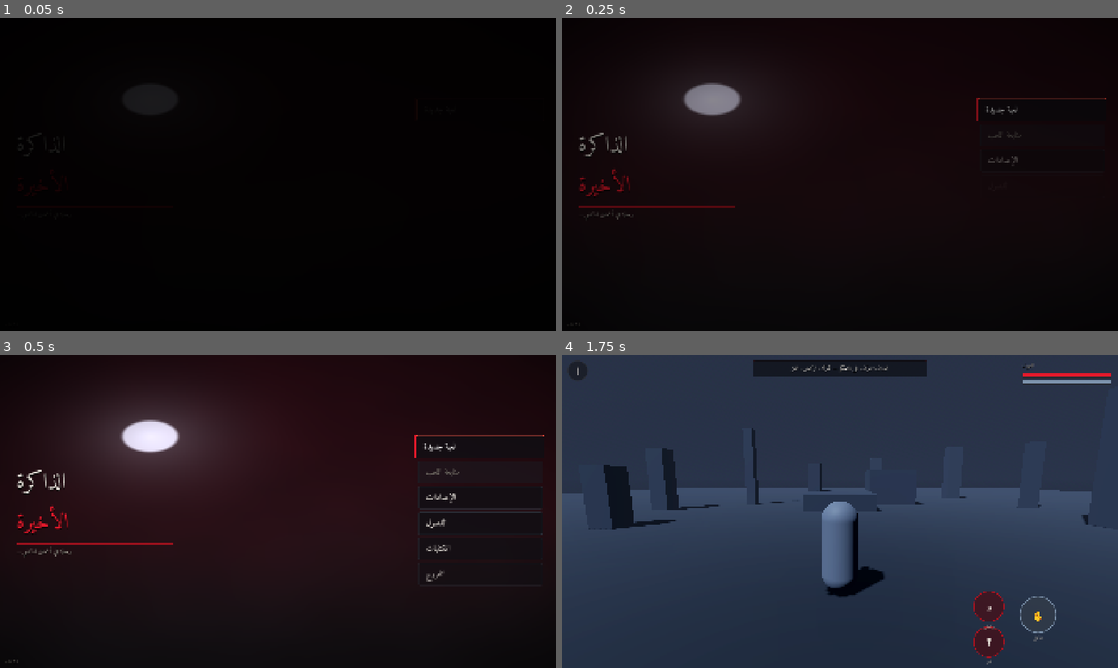
Above: before the commit, frames 1-4 (two rows, left to right).
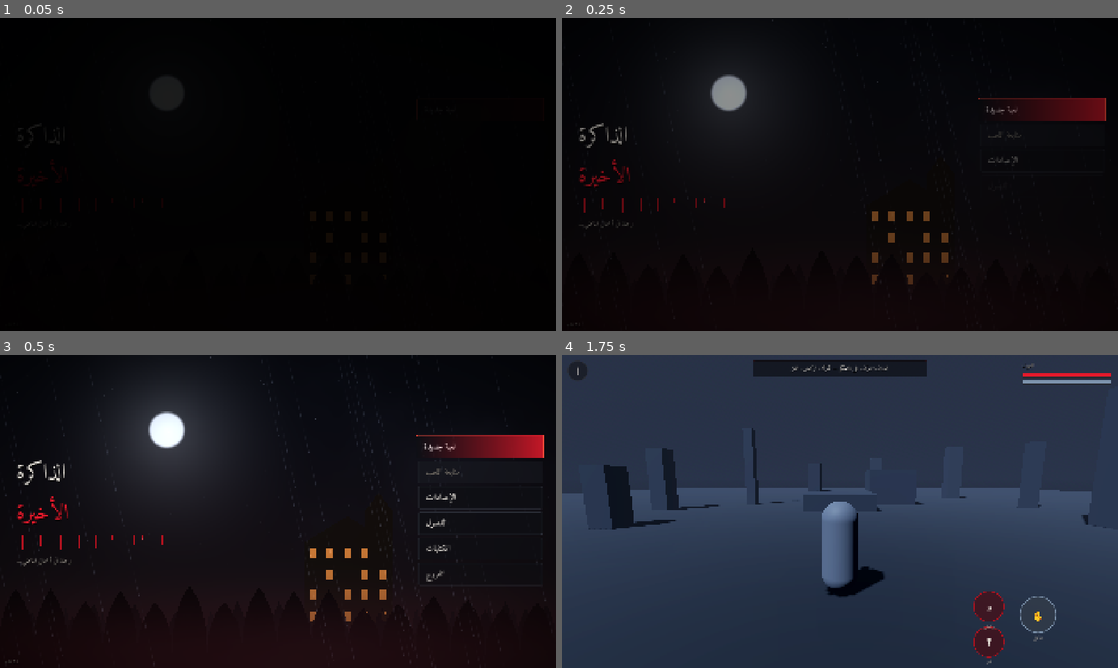
Above: after the commit, the same moments.

Repository: khlool509-spec/the-last-memory
Game: Godot game, scene res://src/ui/screens/main_menu.tscn
Two runs of this game, one before a commit and one after it. Both use one fixed random seed, a clock stepped at 60 frames per second and the inputs below.
Inputs (mouse positions are in pixels of both pictures, inside the frame that each line leads up to):
- Up to frame 1 (0.05 s): no input
- Up to frame 2 (0.25 s): no input
- Up to frame 3 (0.5 s): no input
- Up to frame 4 (1.75 s): click "لعبة جديدة" at 0.5 s; drag from (956, 520) to (895, 442) at 1.27 s

The runs differ from the first frame. In frame 1, less than 0.1% of the frame differs, in the area x 3-11%, y 37-53%; in frame 2, 3.3%; in frame 3, 12%, in the area x 0-99%, y 0-100%; in frame 4, nothing differs.

Commit message:
feat: مشهد ليلي إجرائي كامل + دعم الصورة الفنية الجاهزة (v0.2.2)
المقارنة مع التصميم المرجعي أظهرت أن الفجوة فنية لا برمجية. عولجت
من جهتين.

1) المشهد الإجرائي: من تدرّج بسيط إلى مشهد كامل بالشيدر — قمر بهالة
   وسحب تحجبه، نجوم، ثلاث طبقات غابة بصنوبر وجذوع وحركة رياح متدرّجة
   بالعمق، قصر بسقف وبرج ونوافذ مضيئة تخفق، مطر مائل، ضباب أرضي.

   التحقق: البيئة هنا بلا بطاقة رسوم فلا يمكن تصيير الشيدر. أعدت
   تنفيذ رياضياته في numpy (tools/preview_shader.py) وعاينت الناتج.
   كشفت المعاينة ثلاث مشاكل أُصلحت قبل الشحن:
   - الأشجار كانت مثلثات عريضة تشبه الجبال → صنوبر مدبّب بجذوع
   - القصر مختفٍ خلف الأشجار ونوافذه طافية في السماء → رُفع فوق خط
     الأشجار وحُصرت النوافذ داخل جسمه
   - المطر نقاط متفرقة → خطوط مائلة ممتدة
   - النجوم مربعات → نقاط دائرية ناعمة متلألئة

2) دعم الصورة الجاهزة: AtmosphereBG يبحث عن menu_bg في
   assets/textures/ui ويستخدمها تلقائياً بدل الشيدر، مع تعتيم متدرّج
   يحفظ قراءة النص. إسقاط ملف واحد يغيّر مظهر اللعبة بلا سطر كود.

كذلك: قطرات دم تسيل أسفل الشعار مرسومة بالكود، وعنصر القائمة المحدَّد
صار بتعبئة حمراء متدرّجة وشريط جمرة على الحافة.

72 اختباراً، صفر إخفاق، وفحص التخطيط سليم.

Co-Authored-By: Claude Opus 5 <noreply@anthropic.com>
Claude-Session: https://claude.ai/code/session_017VjGEPiEeuSU2tUoLWuwPC

Diff:
--- a/assets/shaders/atmosphere.gdshader
+++ b/assets/shaders/atmosphere.gdshader
@@ -1,73 +1,156 @@
 shader_type canvas_item;
-// خلفية أجواء ليلية إجرائية: تدرّج + قمر + ضباب + تعتيم حواف.
-// إجرائية لا صورة: حادّة على أي دقة، وحجمها صفر، وتعمل على Mobile renderer.
+// مشهد ليلي إجرائي كامل: قمر وسحب وغابة بثلاث طبقات وقصر بنوافذ
+// مضيئة ومطر وضباب. كله محسوب لا مرسوم: حادّ على أي دقة، حجمه صفر،
+// ويعمل على Mobile renderer الذي لا يدعم الضباب الحجمي.
 
-uniform vec4 sky_top   : source_color = vec4(0.027, 0.031, 0.051, 1.0);
-uniform vec4 sky_low   : source_color = vec4(0.071, 0.055, 0.067, 1.0);
-uniform vec4 moon_tint : source_color = vec4(0.812, 0.878, 0.949, 1.0);
+uniform vec4 sky_high  : source_color = vec4(0.035, 0.043, 0.075, 1.0);
+uniform vec4 sky_low   : source_color = vec4(0.094, 0.063, 0.078, 1.0);
+uniform vec4 moon_tint : source_color = vec4(0.878, 0.918, 0.973, 1.0);
 uniform vec4 blood     : source_color = vec4(0.698, 0.071, 0.122, 1.0);
-uniform vec2 moon_pos = vec2(0.27, 0.26);
-uniform float moon_size = 0.055;
-uniform float fog_amount : hint_range(0.0, 1.0) = 0.45;
-uniform float vignette_amount : hint_range(0.0, 2.0) = 1.15;
-uniform float blood_glow : hint_range(0.0, 1.0) = 0.22;
-uniform float time_scale = 0.03;
+uniform vec4 window_lit: source_color = vec4(1.0, 0.584, 0.231, 1.0);
 
-float hash(vec2 p) {
-	return fract(sin(dot(p, vec2(127.1, 311.7))) * 43758.5453);
+uniform vec2  moon_pos      = vec2(0.30, 0.24);
+uniform float moon_size     = 0.062;
+uniform float fog_amount    : hint_range(0.0, 1.0) = 0.55;
+uniform float rain_amount   : hint_range(0.0, 1.0) = 0.40;
+uniform float blood_glow    : hint_range(0.0, 1.0) = 0.18;
+uniform float vignette_amount : hint_range(0.0, 2.0) = 1.25;
+uniform float wind_speed    = 0.012;
+uniform float aspect        = 2.1;
+
+float hash(vec2 p){ return fract(sin(dot(p, vec2(127.1, 311.7))) * 43758.5453); }
+float hash1(float x){ return fract(sin(x * 91.3458) * 47453.5453); }
+
+float noise(vec2 p){
+	vec2 i = floor(p); vec2 f = fract(p);
+	f = f * f * (3.0 - 2.0 * f);
+	return mix(mix(hash(i), hash(i + vec2(1,0)), f.x),
+	           mix(hash(i + vec2(0,1)), hash(i + vec2(1,1)), f.x), f.y);
 }
 
-float noise(vec2 p) {
-	vec2 i = floor(p);
-	vec2 f = fract(p);
-	f = f * f * (3.0 - 2.0 * f);
-	float a = hash(i);
-	float b = hash(i + vec2(1.0, 0.0));
-	float c = hash(i + vec2(0.0, 1.0));
-	float d = hash(i + vec2(1.0, 1.0));
-	return mix(mix(a, b, f.x), mix(c, d, f.x), f.y);
-}
-
-float fbm(vec2 p) {
-	float v = 0.0;
-	float amp = 0.5;
-	for (int i = 0; i < 4; i++) {
-		v += amp * noise(p);
-		p *= 2.03;
-		amp *= 0.5;
-	}
+float fbm(vec2 p){
+	float v = 0.0, a = 0.5;
+	for(int i = 0; i < 5; i++){ v += a * noise(p); p *= 2.07; a *= 0.5; }
 	return v;
 }
 
-void fragment() {
-	vec2 uv = UV;
-	float t = TIME * time_scale;
+// صنوبر ضيّق مدبّب بجذع — لا مثلثات عريضة تشبه الجبال
+float treeline(vec2 uv, float density, float height, float base, float seed){
+	float x = uv.x * density;
+	float cell = floor(x);
+	float t = fract(x);
+	float h = base + height * (0.55 + 0.45 * hash1(cell + seed));
+	float crown = h * pow(max(1.0 - abs(t - 0.5) * 2.0, 0.0), 0.30);
+	crown += 0.006 * noise(vec2(x * 14.0, seed));
+	float trunk = step(abs(t - 0.5), 0.035) * base * 0.9;
+	return max(step(uv.y, crown), step(uv.y, trunk));
+}
 
-	// تدرّج السماء
-	vec3 col = mix(sky_top.rgb, sky_low.rgb, smoothstep(0.0, 1.0, uv.y));
+// نقاط دائرية ناعمة لا مربعات
+float stars(vec2 uv){
+	vec2 g = uv * vec2(170.0, 80.0);
+	vec2 i = floor(g);
+	float r = hash(i);
+	float on = step(0.990, r);
+	vec2 c = vec2(0.25 + 0.5 * hash1(i.x * 1.7 + i.y), 0.25 + 0.5 * hash1(i.y * 2.3 + i.x));
+	float d = length(fract(g) - c);
+	float point = pow(max(1.0 - d / 0.28, 0.0), 2.5);
+	float tw = 0.55 + 0.45 * hash1(i.x + i.y * 3.1);
+	return on * point * tw * smoothstep(0.26, 0.9, uv.y);
+}
 
-	// القمر: قرص + هالة
-	float aspect = 1.0;
-	vec2 d = uv - moon_pos;
-	d.x *= aspect;
+// قصر يعلو خط الأشجار: جسم وسقف وبرج، والنوافذ داخل الجسم فقط
+const float MX = 0.625;
+const float MBASE = 0.135;
+const float MTOP = 0.40;
+const float MHW = 0.078;
+
+float mansion(vec2 uv, out float windows){
+	windows = 0.0;
+	float px = uv.x - MX;
+	float body = step(abs(px), MHW) * step(MBASE, uv.y) * step(uv.y, MTOP);
+	float rh = 0.085;
+	float roof = step(abs(px), max(MHW * (1.0 - (uv.y - MTOP) / rh), 0.0))
+	           * step(MTOP, uv.y) * step(uv.y, MTOP + rh);
+	float tw = 0.026;
+	float tx = MHW * 0.72;
+	float tower = step(abs(px - tx), tw) * step(MBASE, uv.y) * step(uv.y, MTOP + 0.10);
+	float spire = step(abs(px - tx), max(tw * (1.0 - (uv.y - MTOP - 0.10) / 0.06), 0.0))
+	            * step(MTOP + 0.10, uv.y) * step(uv.y, MTOP + 0.16);
+	float m = clamp(body + roof + tower + spire, 0.0, 1.0);
+
+	vec2 g = vec2((px + MHW) / (2.0 * MHW) * 5.0, (uv.y - MBASE) / (MTOP - MBASE) * 4.0);
+	vec2 gi = floor(g);
+	vec2 gf = fract(g);
+	float cell = step(0.30, gf.x) * step(gf.x, 0.70) * step(0.25, gf.y) * step(gf.y, 0.72);
+	float lit = step(0.42, hash(gi + vec2(3.7, 1.3)));
+	windows = body * cell * lit;
+	return m;
+}
+
+// خطوط مطر مائلة ممتدة لا نقاط
+float rain(vec2 uv, float t){
+	float px = uv.x * 210.0 + uv.y * 26.0;
+	float py = uv.y * 9.0 - t * 5.2;
+	float col = floor(px);
+	float seed = hash1(col);
+	float f = fract(py + seed);
+	float active = step(0.90, fract(seed * 7.3));
+	float across = 1.0 - smoothstep(0.0, 0.55, abs(fract(px) - 0.5) * 2.0);
+	return active * across * pow(max(1.0 - f, 0.0), 2.2);
+}
+
+void fragment(){
+	vec2 uv = vec2(UV.x, 1.0 - UV.y);   // y لأعلى
+	float t = TIME;
+
+	// 1) السماء
+	vec3 col = mix(sky_low.rgb, sky_high.rgb, smoothstep(0.0, 1.0, uv.y));
+
+	// 2) القمر وهالته
+	vec2 d = (uv - vec2(moon_pos.x, 1.0 - moon_pos.y)) * vec2(aspect, 1.0);
 	float dist = length(d);
-	float disc = smoothstep(moon_size, moon_size * 0.82, dist);
-	float halo = pow(max(0.0, 1.0 - dist / (moon_size * 7.0)), 3.0);
-	col += moon_tint.rgb * (disc * 0.85 + halo * 0.33);
+	float cloud_cover = fbm(uv * vec2(2.4, 1.6) + vec2(t * wind_speed, 0.0));
+	float occl = 1.0 - smoothstep(0.42, 0.72, cloud_cover) * 0.55;
+	col += moon_tint.rgb * smoothstep(moon_size, moon_size * 0.80, dist) * 0.95 * occl;
+	col += moon_tint.rgb * pow(max(0.0, 1.0 - dist / (moon_size * 9.0)), 2.6) * 0.30 * occl;
 
-	// ضباب متحرك
-	float f = fbm(uv * vec2(3.2, 2.0) + vec2(t, t * 0.6));
-	float band = smoothstep(0.25, 0.95, uv.y);
-	col = mix(col, col + vec3(0.09, 0.10, 0.12), f * fog_amount * band);
+	col += vec3(0.85, 0.90, 1.0) * stars(uv) * 0.55 * occl;
 
-	// توهج دموي من الأسفل
-	float up = smoothstep(1.0, 0.45, uv.y);
-	col += blood.rgb * up * blood_glow * (0.55 + 0.45 * fbm(uv * 4.0 - vec2(0.0, t * 2.0)));
+	// 3) سحب
+	float cl = smoothstep(0.40, 0.78, cloud_cover) * smoothstep(0.25, 0.95, uv.y);
+	col = mix(col, col + vec3(0.055, 0.058, 0.075), cl * 0.85);
 
-	// تعتيم الحواف
-	vec2 vg = uv - 0.5;
-	float v = 1.0 - dot(vg, vg) * vignette_amount;
-	col *= clamp(v, 0.0, 1.0);
+	// 4) القصر خلف الأشجار
+	float win;
+	float m = mansion(uv, win);
+	col = mix(col, vec3(0.022, 0.024, 0.034), m * 0.96);
+	float flick = 0.82 + 0.18 * noise(vec2(t * 1.6, 0.0));
+	col += window_lit.rgb * win * 0.85 * flick;
+	// وهج دافئ حول القصر
+	col += window_lit.rgb * m * 0.05;
+
+	// 5) ثلاث طبقات أشجار بعمق متدرّج
+	float far  = treeline(uv + vec2(t * wind_speed * 0.15, 0.0), 46.0, 0.085, 0.105, 1.0);
+	float mid  = treeline(uv + vec2(-t * wind_speed * 0.25, 0.0), 27.0, 0.135, 0.085, 7.0);
+	float near = treeline(uv + vec2(t * wind_speed * 0.4, 0.0), 16.0, 0.215, 0.060, 13.0);
+	col = mix(col, vec3(0.040, 0.043, 0.058), far  * 0.82);
+	col = mix(col, vec3(0.023, 0.024, 0.035), mid  * 0.91);
+	col = mix(col, vec3(0.007, 0.007, 0.013), near * 0.98);
+
+	// 6) ضباب أرضي
+	float ground_fog = smoothstep(0.42, 0.0, uv.y) * (0.45 + 0.55 * fbm(uv * vec2(3.4, 5.0) + vec2(t * 0.02, 0.0)));
+	col = mix(col, vec3(0.105, 0.115, 0.140), ground_fog * fog_amount);
+
+	// 7) توهج دموي سفلي
+	col += blood.rgb * smoothstep(0.35, 0.0, uv.y) * blood_glow;
+
+	// 8) مطر
+	col += vec3(0.62, 0.68, 0.80) * rain(uv, t) * rain_amount * 0.55;
+
+	// 9) تعتيم الحواف
+	vec2 vg = UV - 0.5;
+	col *= clamp(1.0 - dot(vg, vg) * vignette_amount, 0.0, 1.0);
 
 	COLOR = vec4(col, 1.0);
 }
--- a/project.godot
+++ b/project.godot
@@ -10,7 +10,7 @@
 
 config/name="THE LAST MEMORY"
 config/description="لعبة مغامرات وغموض ثلاثية الأبعاد بمنظور الشخص الثالث، للأندرويد، فردية وتعمل دون اتصال."
-config/version="0.2.1"
+config/version="0.2.2"
 run/main_scene="res://src/ui/screens/main_menu.tscn"
 config/features=PackedStringArray("4.7", "Mobile")
 config/icon="res://assets/textures/icon/icon_512.png"
--- a/src/ui/components/atmosphere_bg.gd
+++ b/src/ui/components/atmosphere_bg.gd
@@ -1,26 +1,93 @@
 class_name AtmosphereBG
-extends ColorRect
-## خلفية الأجواء الإجرائية. تُضاف في أعلى كل شاشة.
+extends Control
+## خلفية الشاشات.
+##
+## تفضّل صورة فنية جاهزة إن وُجدت في assets/textures/ui، وإلا ترسم
+## مشهداً ليلياً إجرائياً بالشيدر. هذا يجعل استبدال الخلفية بعمل فني
+## مسألة إسقاط ملف واحد، بلا أي تعديل في الكود.
 
-@export var moon_pos := Vector2(0.27, 0.26)
-@export var fog_amount := 0.45
-@export var blood_glow := 0.22
+const IMAGE_CANDIDATES := [
+	"res://assets/textures/ui/menu_bg.png",
+	"res://assets/textures/ui/menu_bg.jpg",
+	"res://assets/textures/ui/menu_bg.webp",
+]
+
+@export var moon_pos := Vector2(0.30, 0.24)
+@export var fog_amount := 0.55
+@export var rain_amount := 0.40
+@export var blood_glow := 0.18
+## تعتيم فوق الصورة الفنية حتى يبقى النص مقروءاً
+@export var image_darken := 0.42
+
+var _shader_rect: ColorRect
+var using_image: bool = false
 
 func _ready() -> void:
-	# المراسي تنعكس تحت RTL فتُنتج مساحة صفر. الهندسة دائماً LTR.
 	layout_direction = Control.LAYOUT_DIRECTION_LTR
 	set_anchors_and_offsets_preset(Control.PRESET_FULL_RECT)
 	mouse_filter = Control.MOUSE_FILTER_IGNORE
 	z_index = -100
+
+	var tex := _find_image()
+	if tex != null:
+		_build_image(tex)
+	else:
+		_build_shader()
+	resized.connect(_update_aspect)
+	_update_aspect()
+
+func _find_image() -> Texture2D:
+	for p in IMAGE_CANDIDATES:
+		if ResourceLoader.exists(p):
+			var t: Texture2D = ResourceLoader.load(p)
+			if t != null:
+				return t
+	return null
+
+func _build_image(tex: Texture2D) -> void:
+	using_image = true
+	var tr := TextureRect.new()
+	tr.texture = tex
+	tr.expand_mode = TextureRect.EXPAND_IGNORE_SIZE
+	tr.stretch_mode = TextureRect.STRETCH_KEEP_ASPECT_COVERED
+	tr.layout_direction = Control.LAYOUT_DIRECTION_LTR
+	tr.set_anchors_and_offsets_preset(Control.PRESET_FULL_RECT)
+	tr.mouse_filter = Control.MOUSE_FILTER_IGNORE
+	add_child(tr)
+
+	# تعتيم متدرّج: الصورة تبقى ظاهرة والنص فوقها مقروء
+	var dim := ColorRect.new()
+	dim.color = Color(0, 0, 0, image_darken)
+	dim.layout_direction = Control.LAYOUT_DIRECTION_LTR
+	dim.set_anchors_and_offsets_preset(Control.PRESET_FULL_RECT)
+	dim.mouse_filter = Control.MOUSE_FILTER_IGNORE
+	add_child(dim)
+
+func _build_shader() -> void:
+	using_image = false
+	_shader_rect = ColorRect.new()
+	_shader_rect.layout_direction = Control.LAYOUT_DIRECTION_LTR
+	_shader_rect.set_anchors_and_offsets_preset(Control.PRESET_FULL_RECT)
+	_shader_rect.mouse_filter = Control.MOUSE_FILTER_IGNORE
+	# لون احتياطي داكن: لو فشل الشيدر لا نرى رمادياً ولا أبيض
+	_shader_rect.color = Palette.NIGHT
+	add_child(_shader_rect)
+
 	var sh: Shader = ResourceLoader.load("res://assets/shaders/atmosphere.gdshader")
 	if sh == null:
-		color = Palette.VOID
+		push_warning("شيدر الأجواء غير موجود — استُخدم لون داكن ثابت")
 		return
 	var mat := ShaderMaterial.new()
 	mat.shader = sh
 	mat.set_shader_parameter("moon_pos", moon_pos)
 	mat.set_shader_parameter("fog_amount", fog_amount)
+	mat.set_shader_parameter("rain_amount", rain_amount)
 	mat.set_shader_parameter("blood_glow", blood_glow)
-	material = mat
-	# لون احتياطي داكن: الشيدر يستبدله كلياً، لكن إن فشل لا نرى رمادياً
-	color = Palette.NIGHT
+	_shader_rect.material = mat
+
+func _update_aspect() -> void:
+	if _shader_rect == null or _shader_rect.material == null:
+		return
+	var s := size
+	if s.y > 1.0:
+		(_shader_rect.material as ShaderMaterial).set_shader_parameter("aspect", s.x / s.y)
--- /dev/null
+++ b/src/ui/components/blood_drip.gd
@@ -0,0 +1,44 @@
+class_name BloodDrip
+extends Control
+## قطرات دم تسيل أسفل عنصر — تُرسم بالكود فتبقى حادّة على أي دقة.
+## تطابق معالجة الشعار في الهوية المعتمدة.
+
+@export var drip_count: int = 7
+@export var color: Color = Palette.BLOOD
+@export var max_length: float = 46.0
+@export var thickness: float = 5.0
+@export var rng_seed: int = 20261114
+
+var _drips: Array = []
+
+func _ready() -> void:
+	layout_direction = Control.LAYOUT_DIRECTION_LTR
+	mouse_filter = Control.MOUSE_FILTER_IGNORE
+	custom_minimum_size.y = max_length + 14.0
+	_regen()
+	resized.connect(_regen)
+
+func _regen() -> void:
+	var rng := RandomNumberGenerator.new()
+	rng.seed = rng_seed
+	_drips.clear()
+	var w := maxf(size.x, 1.0)
+	for i in drip_count:
+		var x := w * (float(i) + 0.5 + rng.randf_range(-0.28, 0.28)) / float(drip_count)
+		var len_px := max_length * rng.randf_range(0.28, 1.0)
+		var r := thickness * rng.randf_range(0.5, 1.0)
+		_drips.append({"x": x, "len": len_px, "r": r})
+	queue_redraw()
+
+func _draw() -> void:
+	# شريط علوي يربط القطرات بالعنصر فوقها
+	draw_rect(Rect2(Vector2.ZERO, Vector2(size.x, 3.0)), color)
+	for d in _drips:
+		var x: float = d["x"]
+		var l: float = d["len"]
+		var r: float = d["r"]
+		draw_line(Vector2(x, 0.0), Vector2(x, l), color, r * 1.25, true)
+		draw_circle(Vector2(x, l), r, color)
+		# بريق خفيف يعطي القطرة حجماً
+		draw_circle(Vector2(x - r * 0.3, l - r * 0.3), r * 0.32,
+			Color(1, 1, 1, 0.18))
--- a/src/ui/components/menu_button.gd
+++ b/src/ui/components/menu_button.gd
@@ -3,6 +3,7 @@
 ## زر القائمة: تمييز دموي متحرك عند التحديد، وشريط جانبي، وتكبير خفيف.
 
 var _bar: ColorRect
+var _fill: ColorRect
 var _tw: Tween
 
 func _init(label: String = "") -> void:
@@ -15,12 +16,37 @@
 	layout_direction = Control.LAYOUT_DIRECTION_RTL
 	pivot_offset = custom_minimum_size * 0.5
 
+	# تعبئة حمراء متدرّجة تظهر عند التحديد، وشريط حاد على الحافة
+	_fill = ColorRect.new()
+	_fill.layout_direction = Control.LAYOUT_DIRECTION_LTR
+	_fill.mouse_filter = Control.MOUSE_FILTER_IGNORE
+	_fill.set_anchors_and_offsets_preset(Control.PRESET_FULL_RECT)
+	var grad := Gradient.new()
+	grad.set_color(0, Palette.with_alpha(Palette.BLOOD, 0.0))
+	grad.set_color(1, Palette.with_alpha(Palette.BLOOD_HOT, 0.85))
+	var gtex := GradientTexture2D.new()
+	gtex.gradient = grad
+	gtex.fill_from = Vector2(0, 0)
+	gtex.fill_to = Vector2(1, 0)
+	var tr := TextureRect.new()
+	tr.texture = gtex
+	tr.expand_mode = TextureRect.EXPAND_IGNORE_SIZE
+	tr.stretch_mode = TextureRect.STRETCH_SCALE
+	tr.layout_direction = Control.LAYOUT_DIRECTION_LTR
+	tr.set_anchors_and_offsets_preset(Control.PRESET_FULL_RECT)
+	tr.mouse_filter = Control.MOUSE_FILTER_IGNORE
+	_fill.add_child(tr)
+	_fill.color = Color(0, 0, 0, 0)
+	_fill.modulate.a = 0.0
+	add_child(_fill)
+	move_child(_fill, 0)
+
 	_bar = ColorRect.new()
-	_bar.color = Palette.BLOOD_HOT
+	_bar.color = Palette.EMBER
+	_bar.layout_direction = Control.LAYOUT_DIRECTION_LTR
 	_bar.mouse_filter = Control.MOUSE_FILTER_IGNORE
 	_bar.set_anchors_and_offsets_preset(Control.PRESET_RIGHT_WIDE)
-	_bar.custom_minimum_size = Vector2(5, 0)
-	_bar.size_flags_vertical = Control.SIZE_EXPAND_FILL
+	_bar.offset_left = -6
 	_bar.modulate.a = 0.0
 	add_child(_bar)
 
@@ -42,6 +68,7 @@
 	_tw = create_tween().set_parallel(true)
 	_tw.set_ease(Tween.EASE_OUT).set_trans(Tween.TRANS_CUBIC)
 	_tw.tween_property(_bar, "modulate:a", bar_alpha, 0.16)
+	_tw.tween_property(_fill, "modulate:a", bar_alpha, 0.18)
 	_tw.tween_property(self, "scale", target_scale, 0.16)
 
 func _on_pressed() -> void:
--- a/src/ui/screens/main_menu.gd
+++ b/src/ui/screens/main_menu.gd
@@ -60,10 +60,10 @@
 	box.add_child(_title_line("الذاكرة", Palette.BONE))
 	box.add_child(_title_line("الأخيرة", Palette.BLOOD_HOT))
 
-	var rule := ColorRect.new()
-	rule.color = Palette.with_alpha(Palette.BLOOD, 0.85)
-	rule.custom_minimum_size = Vector2(0, 2)
-	box.add_child(rule)
+	var drip := BloodDrip.new()
+	drip.drip_count = 9
+	drip.max_length = 52.0
+	box.add_child(drip)
 
 	var sub := Label.new()
 	sub.name = "Subtitle"
Not shown, changed: export_presets.cfg
Not shown, added: src/ui/components/blood_drip.gd.uid
Not shown, changed: CHANGELOG.md
Not shown, changed: VERSION
